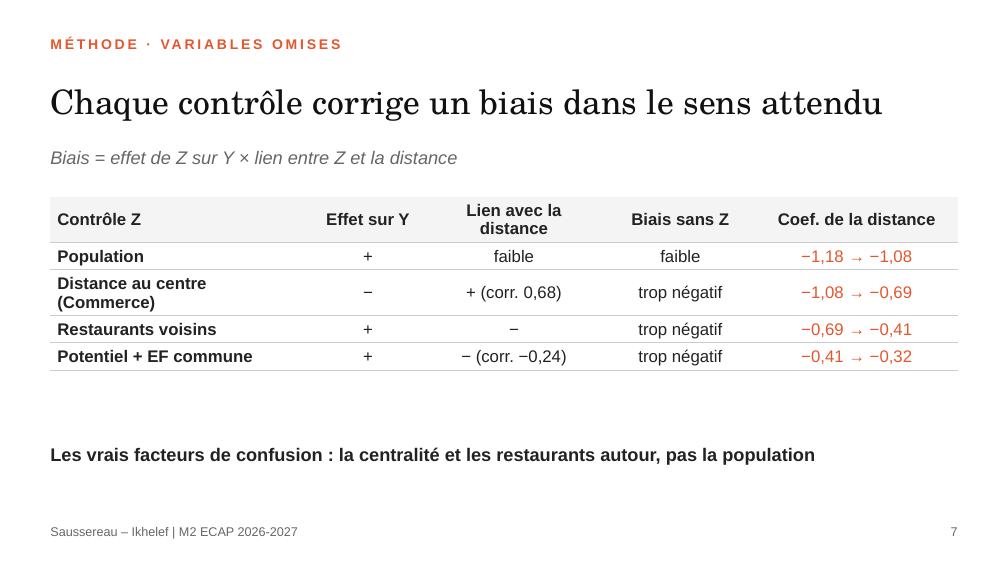
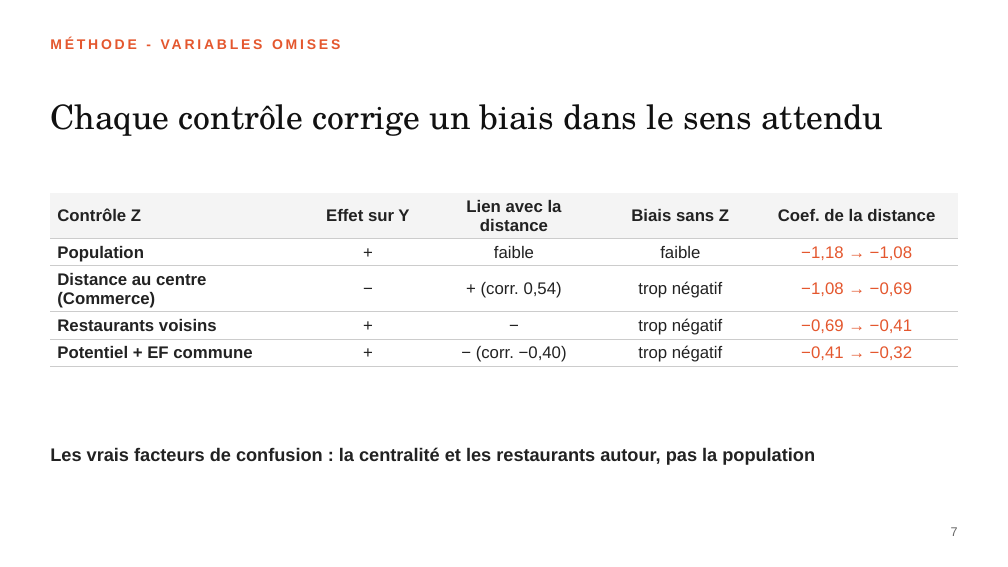
Before and after one commit to JamesonS44/Projet---Economie_geographique_urbaine, a slide deck: slide 7 of slides/JamesonSAUSSEREAU_NassimIKHELEF.pptx. Drawn at 1008x567 pixels with LibreOffice and Linux fonts; fonts in the diff are those of the drawing. Boxes give left, top, right and bottom in pixels: in the first picture for what was removed or moved away, otherwise in the second. Text is boxed around its words. In the diff, an @@ line names an element or a change of style, - is before the commit and + after.

```diff
--- a/slides/JamesonSAUSSEREAU_NassimIKHELEF.pptx
+++ b/slides/JamesonSAUSSEREAU_NassimIKHELEF.pptx
@@ text "Chaque contrôle corrige un biais ...": place and size @@
-text "Chaque contrôle corrige un biais ..." at box(50, 89, 883, 121)
+text "Chaque contrôle corrige un biais ..." at box(50, 104, 883, 136)
@@ text removed at box(50, 151, 458, 164) @@
-Biais = effet de Z sur Y × lien entre Z et la distance
@@ table at box(50, 193, 958, 376) @@
-row 3, column 3: + (corr. 0,68)
+row 3, column 3: + (corr. 0,54)
-row 5, column 3: − (corr. −0,24)
+row 5, column 3: − (corr. −0,40)
@@ borders changed @@
@@ table: place and size @@
-table at box(50, 197, 958, 370)
+table at box(50, 193, 958, 376)
@@ text removed at box(50, 527, 298, 536) @@
-Saussereau – Ikhelef | M2 ECAP 2026-2027
```
Also in this commit, not shown: 13 other slides changed, 4 other files.
